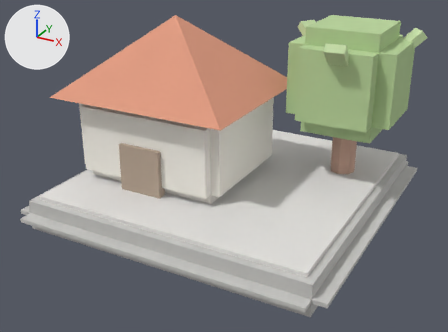
The glTF model assets/Environment/glTF/Settlement_Village.glb, before and after one commit.
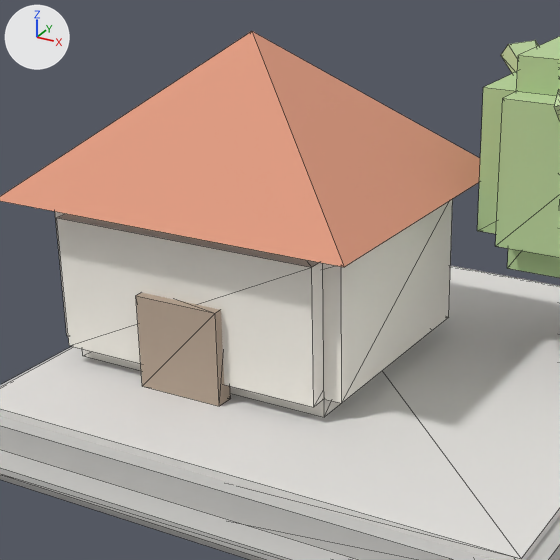
Each version is shown whole from a camera (50 mm lens) standing at (1.49, -2.81, 1.61) and looking at (0.01, -0.12, 0.27), then close up on the part from 12% to 73% of the width and 0% to 82% of the height. The lights are fixed; the arrows at upper left show +X, +Y and +Z. The last two pictures show the newer version. The close-ups show mesh edges as thin lines.

The first close-up shows 'geometry_0'.
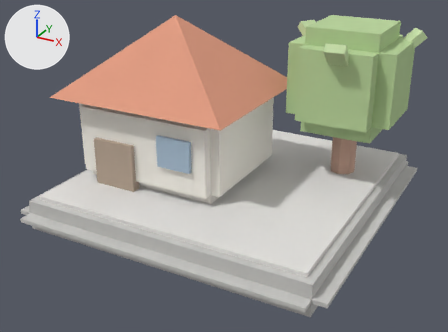
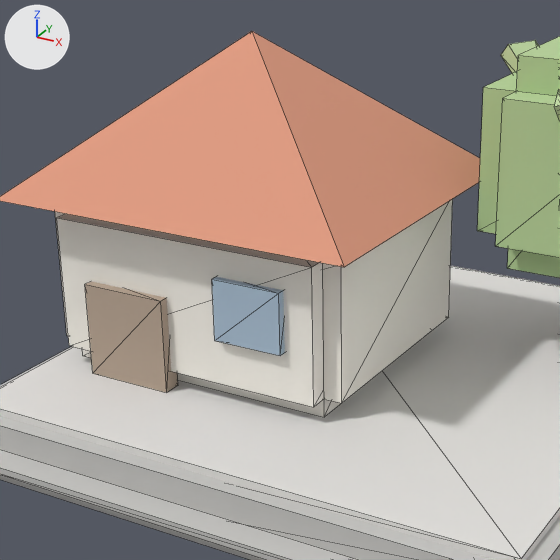
Location of each change, (x1, y1, x2, y2) in pixels of the close-ups (560 x 560 px; the box of a moved part takes in the faces that stretch with it):
'windows', added (blue): after (212, 277, 285, 356)
part 1 of me_geometry_0, moved or reshaped: before (136, 293, 231, 406); after (85, 281, 178, 393)

Patch to the scene script:
```diff
--- a/assets/Environment/glTF/Settlement_Village.glb.py
+++ b/assets/Environment/glTF/Settlement_Village.glb.py
@@ me_geometry_0 @@
 me_geometry_0.from_pydata(...)  # 136 vertices, 208 faces; spans x -0.85..0.86, y -0.85..0.85, z 0.0..1.04
 # used by ob_geometry_0; location = (0.0, 0.0, 0.0)
+# me_geometry_0 part 1: the loose piece of 8 vertices spanning x -0.42..-0.18, y -0.47..-0.41, z 0.18..0.43 is moved by (-0.16, 0.0, 0.0)
 me_geometry_0.materials.append(mat_material_0)
@@ me_windows @@
+me_windows.from_pydata(...)  # a box spanning x -0.189..0.001, y -0.46..-0.42, z 0.357..0.518
+me_windows.materials.append(mat_material_0)
@@ ob_windows @@
+ob_windows = bpy.data.objects.new('windows', me_windows)
+ob_windows.location = (0.0, 0.0, 0.0)
```
